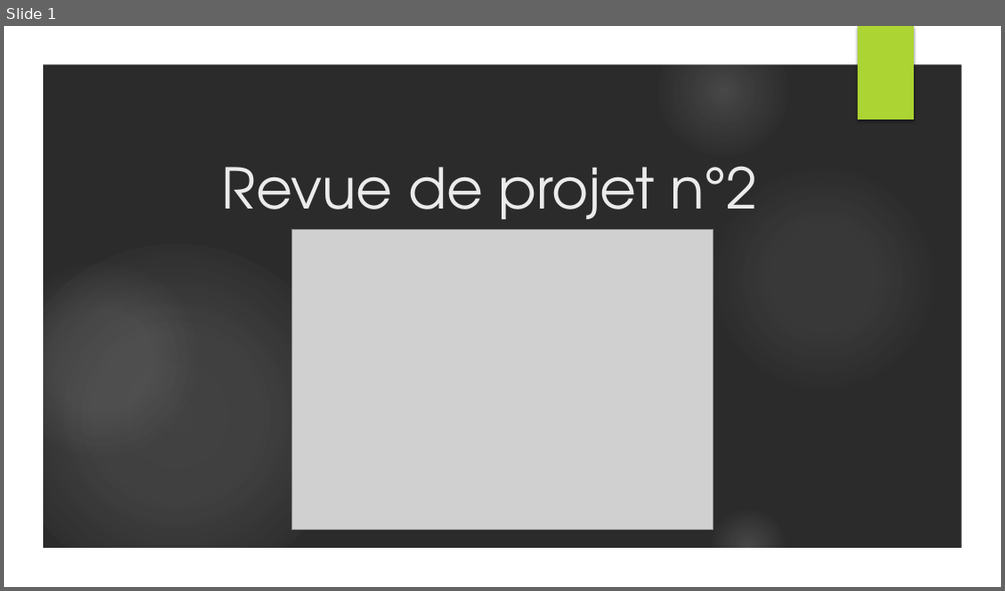
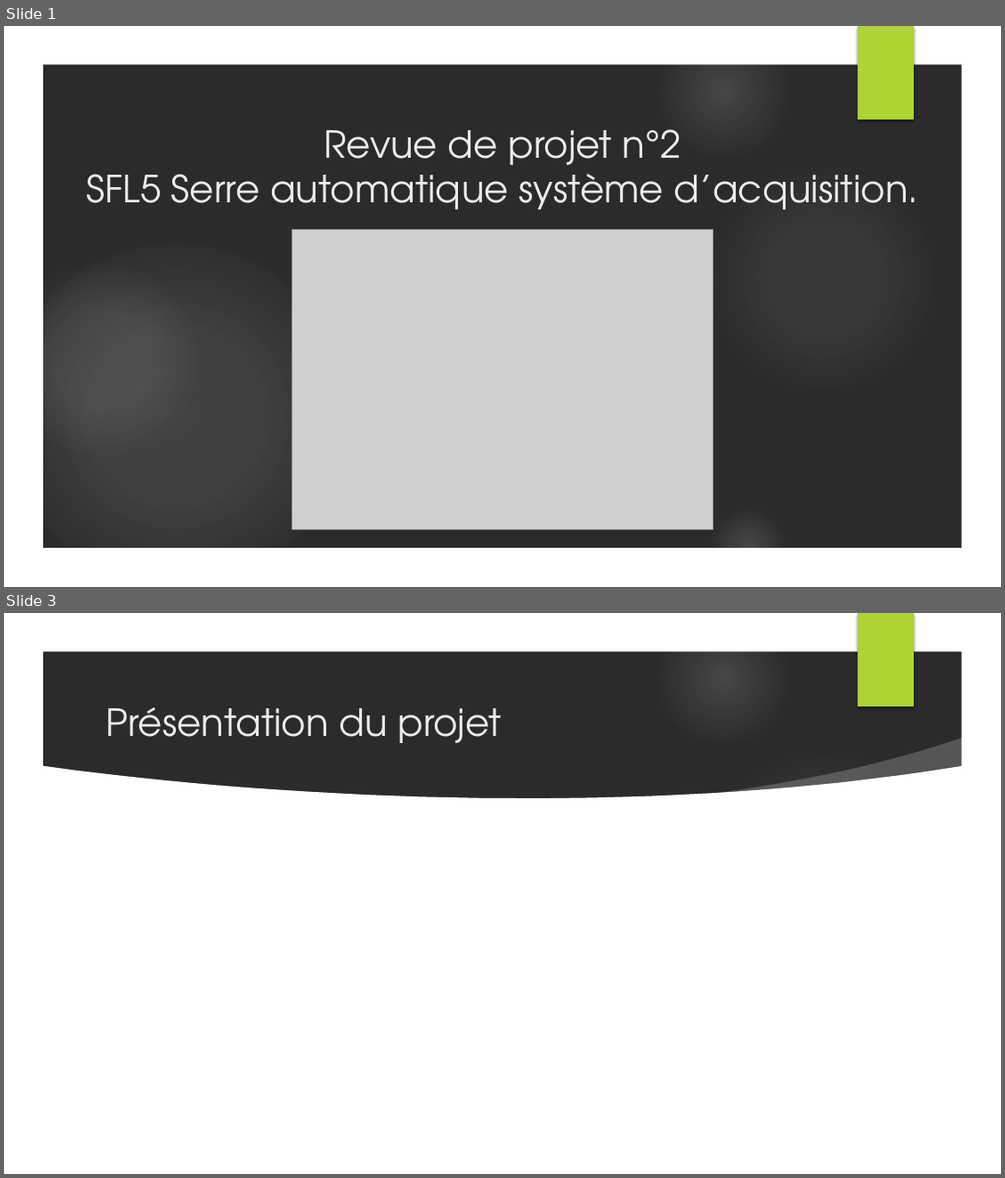
Before and after one commit to lucasminaud/projet_sfl5_serre_automatique, a slide deck: Partie personnelle Killian LABATTUT/Revue de projet n°2.pptx. Shown one above the other, each under a label of ours: slide 1 before the commit, slides 1 and 3 after it; the slides between them are not shown. The pictures are 1005x591 and 1005x1178 pixels, drawn with LibreOffice and Linux fonts; fonts in the diff are those of the drawing; grey boxes stand for pictures; background and template pictures are left out; a plain dark background stands for a picture behind light text. Boxes give left, top, right and bottom in pixels: in the first picture for what was removed or moved away, otherwise in the second. Text is boxed around its words. In the diff, an @@ line names an element or a change of style, - is before the commit and + after.

```diff
--- a/Partie personnelle Killian LABATTUT/Revue de projet n°2.pptx
+++ b/Partie personnelle Killian LABATTUT/Revue de projet n°2.pptx
@@ slide 3 added at [4,613,1001,1174], background picture (left out); not listed: 7 template elements that a slide beside it also shows @@
@@ title added at [105,707,502,743], 36 pt, text #EBEBEB @@
+Présentation du projet
@@ freeform shape added at [697,738,970,819], fill #FFFFFF at 20% opacity @@
@@ freeform shape added at [41,765,963,1136], fill #FFFFFF @@
@@ slide 1 changed as well @@
@@ title at [86,129,919,209]: text changed; size 54 to 36 pt @@
-Revue de projet n°2
+Revue de projet n°2
+SFL5 Serre automatique système d’acquisition.
```
Also in this commit, not shown: 1 other slide added, 3 other files.
